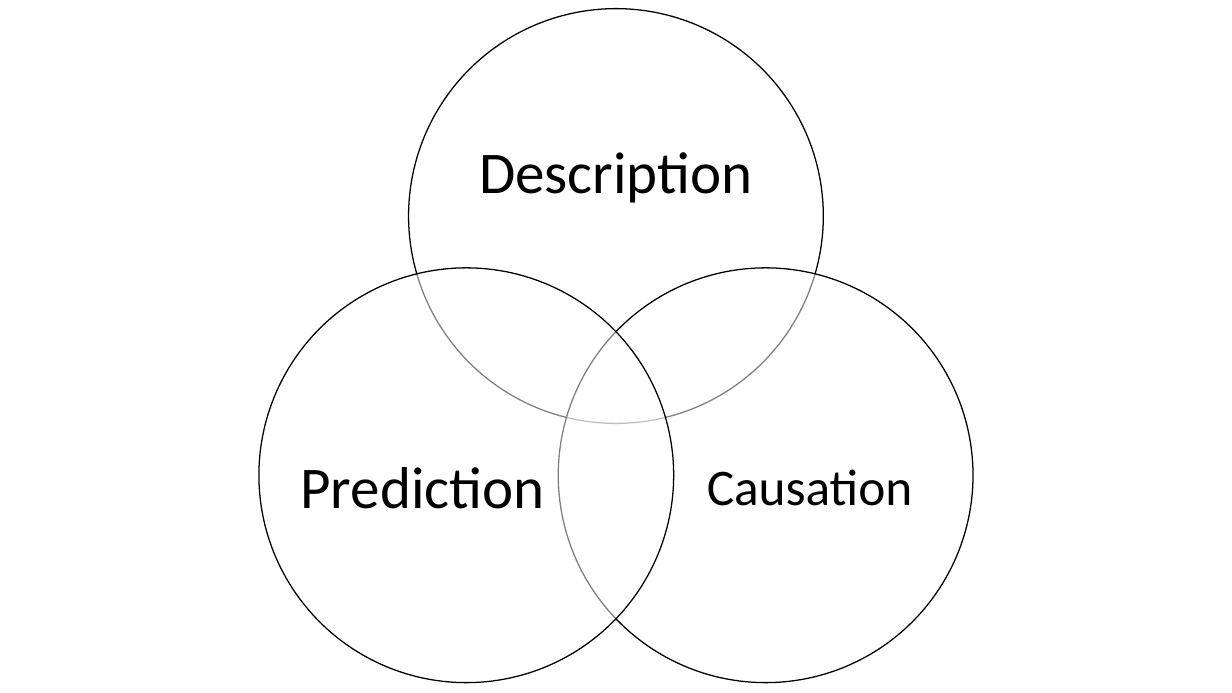
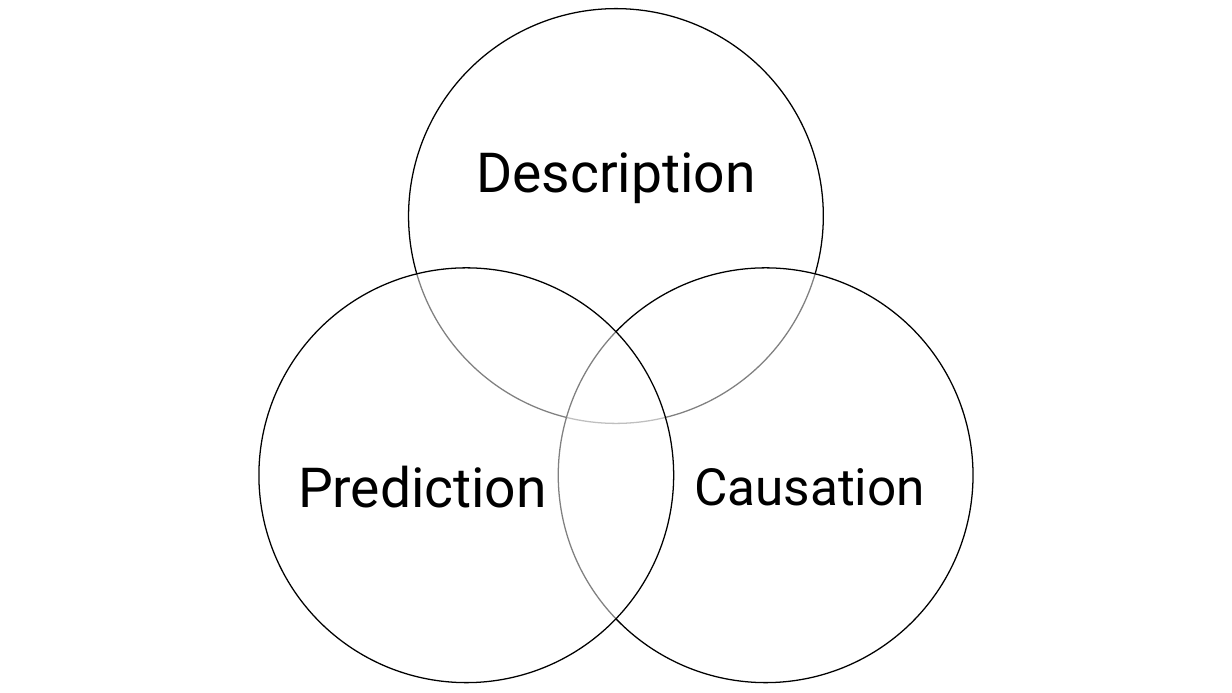
Before and after one commit to brad-cannell/epi_3_public, a slide deck: slide 9 of modules/graphics/epi_3_graphics.pptx. Drawn at 1232x693 pixels with LibreOffice and Linux fonts; fonts in the diff are those of the drawing. Boxes give left, top, right and bottom in pixels: in the first picture for what was removed or moved away, otherwise in the second. Text is boxed around its words. In the diff, an @@ line names an element or a change of style, - is before the commit and + after.

Commit message:
Change font from Univers to Avenir
In the graphics ppt

```diff
--- a/modules/graphics/epi_3_graphics.pptx
+++ b/modules/graphics/epi_3_graphics.pptx
@@ text "Description" at <box>476,152,755,204</box>: size 46 to 43 pt, font Calibri to Roboto; less space between paragraphs @@
@@ text "Prediction" at <box>298,465,547,508</box>: size 46 to 43 pt, font Calibri to Roboto; less space between paragraphs @@
@@ text "Causation" at <box>694,468,925,506</box>: font Calibri to Roboto @@
```
Also in this commit, not shown: 22 other slides changed.
